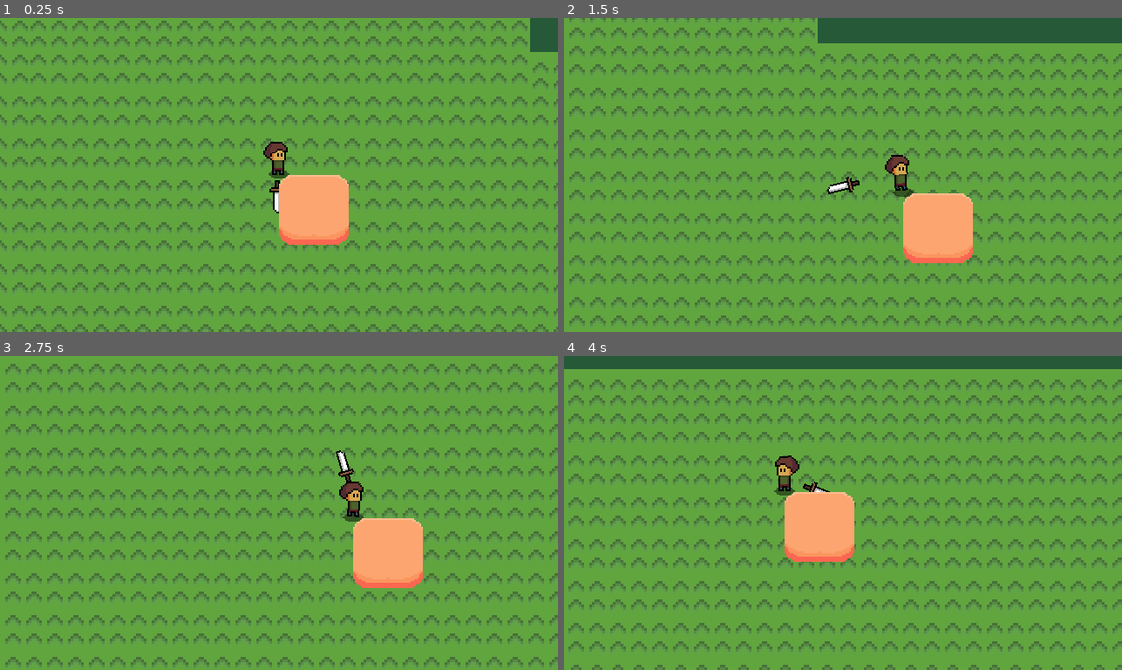
Above: before the commit, frames 1-4 (two rows, left to right).
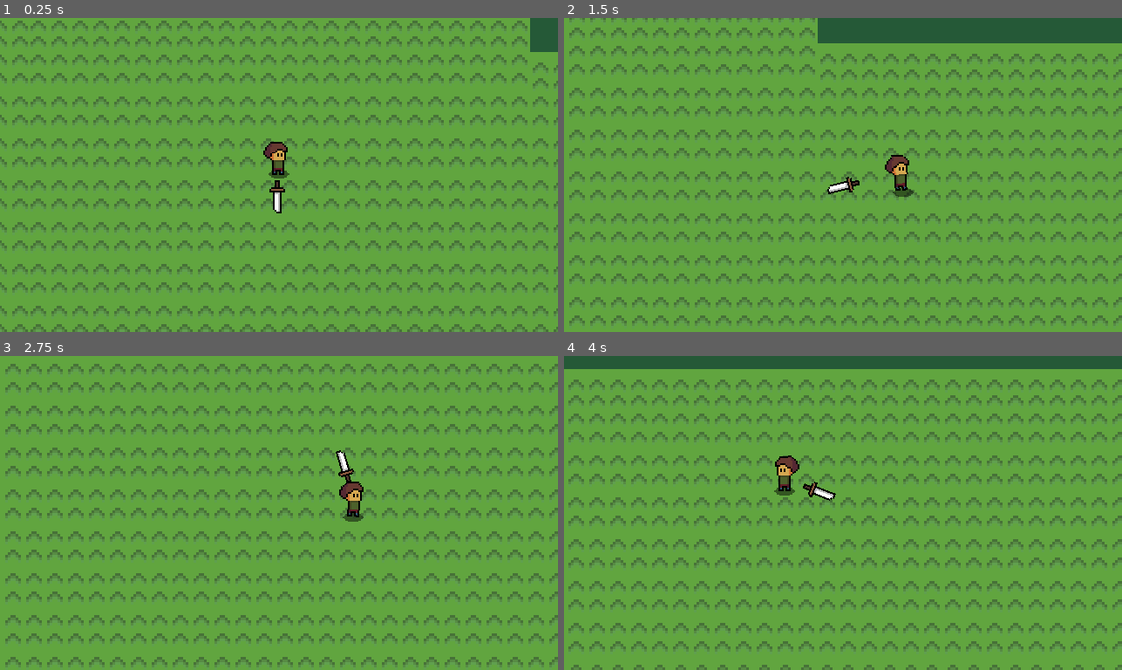
Above: after the commit, the same moments.

Repository: Zaid-mohamed/Bosses-Fighter
Game: Godot game, scene res://scenes/world/world.tscn
Two runs of this game, one before a commit and one after it. Both use one fixed random seed, a clock stepped at 60 frames per second and the inputs below.
Inputs (mouse positions are in pixels of both pictures, inside the frame that each line leads up to):
- Up to frame 1 (0.25 s): no input
- Up to frame 2 (1.5 s): move the mouse to (965, 159) at 0.52 s; hold Right (ui_right) 0.53-1.28 s; click (965, 159) at 0.6 s; move the mouse to (731, 190) at 1.27 s; hold Down (ui_down) from 1.28 s (still down); click (731, 190) at 1.35 s
- Up to frame 3 (2.75 s): move the mouse to (334, 443) at 2.02 s; release Down (ui_down) at 2.03 s; hold Right (ui_right) from 2.03 s (still down); click (334, 443) at 2.1 s
- Up to frame 4 (4 s): move the mouse to (815, 575) at 2.77 s; release Right (ui_right) at 2.78 s; hold Up (ui_up) 2.78-3.53 s; click (815, 575) at 2.85 s; move the mouse to (1010, 560) at 3.52 s; hold Left (ui_left) from 3.53 s (still down); click (1010, 560) at 3.6 s

The runs differ from the first frame. In frame 1, 2.7% of the frame differs, in the area x 50-63%, y 50-73%; in frame 2, 2.7%; in frame 3, 2.7%; in frame 4, 2.7%.

Commit message:
Added CustomFont

Diff:
--- a/project.godot
+++ b/project.godot
@@ -26,6 +26,7 @@
 [gui]
 
 theme/custom="res://Resources/Theme/GameTheme.tres"
+theme/custom_font="res://Assets/UI/Fonts/flappyfont.TTF"
 
 [input]
 
--- a/scenes/player/player.tscn
+++ b/scenes/player/player.tscn
@@ -188,8 +188,4 @@
 unique_name_in_owner = true
 wait_time = 0.15
 
-[node name="Panel" type="Panel" parent="."]
-offset_right = 40.0
-offset_bottom = 40.0
-
 [connection signal="timeout" from="ItemsPivot/HitCoolDown" to="ItemsPivot" method="_on_hit_cool_down_timeout"]
Binary file added: Assets/UI/Fonts/flappyfont.TTF
Not shown, added: Assets/UI/Fonts/flappyfont.TTF.import
